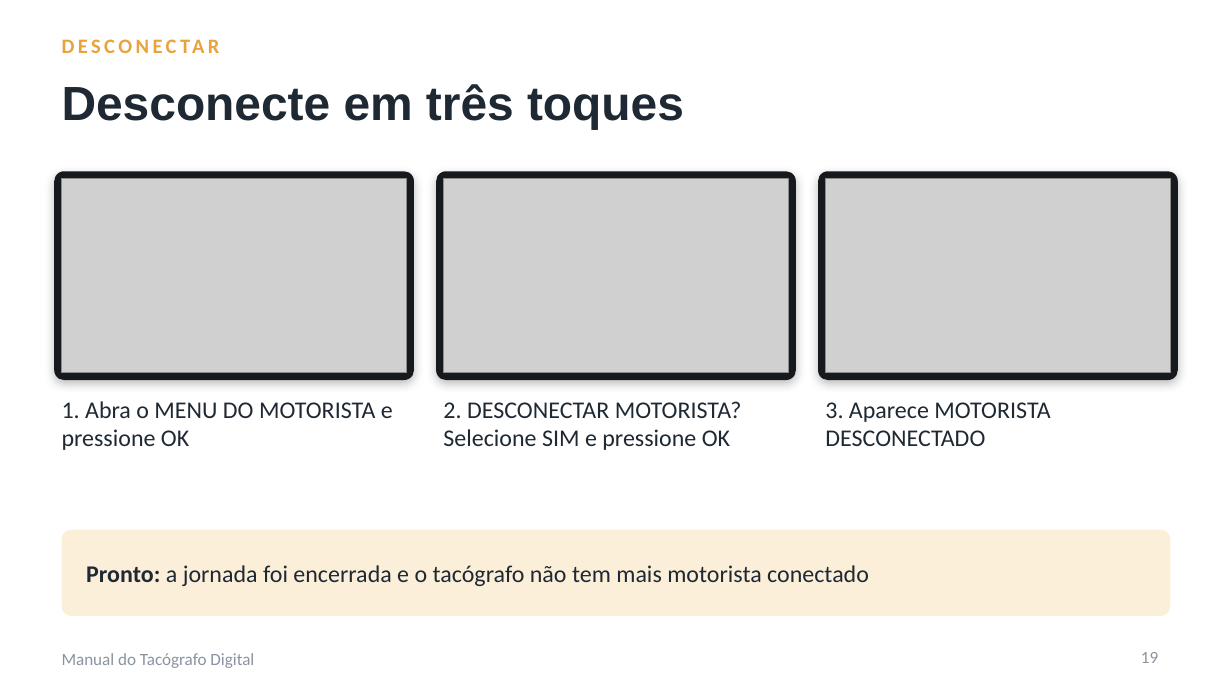
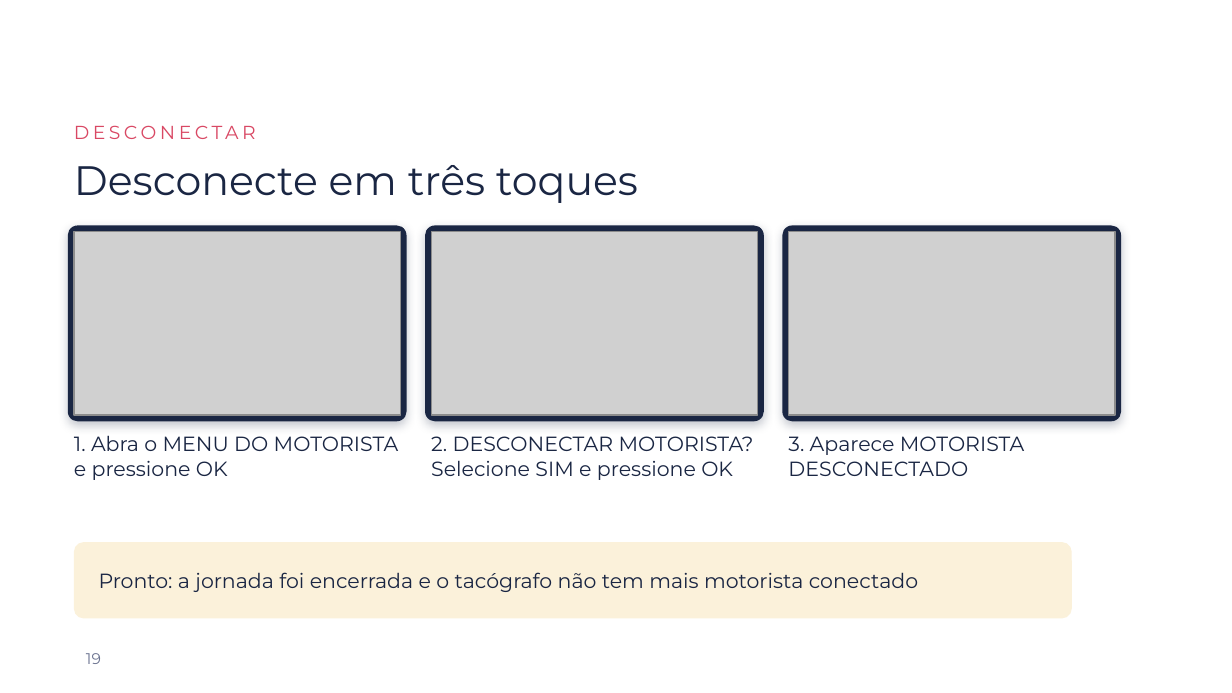
Before and after one commit to kallorvan/Manuais-de-uso, a slide deck: slide 19 of tacografo/Manual_Tacografo_Digital.pptx. Drawn at 1232x693 pixels with LibreOffice and Linux fonts; fonts in the diff are those of the drawing; grey boxes stand for pictures; background and template pictures are left out. Boxes give left, top, right and bottom in pixels: in the first picture for what was removed or moved away, otherwise in the second. Text is boxed around its words. In the diff, an @@ line names an element or a change of style, - is before the commit and + after.

```diff
--- a/tacografo/Manual_Tacografo_Digital.pptx
+++ b/tacografo/Manual_Tacografo_Digital.pptx
@@ text "DESCONECTAR": place and size @@
-text "DESCONECTAR" at (62, 27, 1170, 64)
+text "DESCONECTAR" at (74, 125, 256, 139)
@@ text "DESCONECTAR" at (74, 125, 256, 139): size 12 to 11 pt, font Calibri to Montserrat, text colour #E8A33D to #D94864, bold off @@
@@ title "Desconecte em três toques": place and size @@
-title "Desconecte em três toques" at (62, 84, 684, 129)
+title "Desconecte em três toques" at (74, 165, 638, 203)
@@ title "Desconecte em três toques" at (74, 165, 638, 203): size 28 to 24 pt, font Arial to Montserrat, text colour #1F2933 to #1A2643, bold off @@
@@ rounded rectangle: place and size @@
-rounded rectangle at (54, 171, 414, 381)
+rounded rectangle at (68, 225, 407, 421)
@@ picture: place and size @@
-picture at (62, 179, 407, 372)
+picture at (74, 232, 400, 415)
@@ rounded rectangle: place and size @@
-rounded rectangle at (436, 171, 796, 381)
+rounded rectangle at (425, 225, 764, 421)
@@ picture: place and size @@
-picture at (444, 179, 788, 372)
+picture at (431, 232, 758, 415)
@@ fill #16191D to #1A2643; shadow changed; proportions changed in 3 elements at (68, 225, 407, 421), (425, 225, 764, 421), (782, 225, 1121, 421) @@
@@ rounded rectangle: place and size @@
-rounded rectangle at (818, 171, 1178, 381)
+rounded rectangle at (782, 225, 1121, 421)
@@ picture: place and size @@
-picture at (825, 179, 1170, 372)
+picture at (788, 232, 1115, 415)
@@ text "1. Abra o MENU DO ...": place and size @@
-text "1. Abra o MENU DO ..." at (62, 401, 393, 450)
+text "1. Abra o MENU DO ..." at (74, 435, 399, 480)
@@ text "2. DESCONECTAR MOTORISTA? Selecione SIM ...": place and size @@
-text "2. DESCONECTAR MOTORISTA? Selecione SIM ..." at (443, 401, 742, 450)
+text "2. DESCONECTAR MOTORISTA? Selecione SIM ..." at (431, 436, 754, 480)
@@ size 14 to 12 pt, font Calibri to Montserrat, text colour #1F2933 to #1A2643 in 3 elements at (74, 435, 399, 480), (431, 436, 754, 480), (788, 436, 1025, 476) @@
@@ text "3. Aparece MOTORISTA DESCONECTADO": place and size @@
-text "3. Aparece MOTORISTA DESCONECTADO" at (825, 402, 1050, 446)
+text "3. Aparece MOTORISTA DESCONECTADO" at (788, 436, 1025, 476)
@@ rounded rectangle: place and size @@
-rounded rectangle at (62, 530, 1170, 616)
+rounded rectangle at (74, 542, 1072, 618)
@@ rounded rectangle at (74, 542, 1072, 618): fill #FCEFD9 to #FBF1DA; proportions changed @@
@@ text "Pronto: a jornada foi encerrada ...": place and size @@
-text "Pronto: a jornada foi encerrada ..." at (86, 565, 869, 586)
+text "Pronto: a jornada foi encerrada ..." at (99, 572, 918, 592)
@@ text "Pronto: a jornada foi encerrada ..." at (99, 572, 918, 592): size 14 to 12 pt, font Calibri to Montserrat, text colour #1F2933 to #1A2643; bold off in "Pronto:" @@
@@ text removed at (62, 653, 254, 668) @@
-Manual do Tacógrafo Digital
@@ page number: place and size @@
-page number at (1141, 652, 1158, 663)
+page number at (86, 653, 101, 664)
@@ page number at (86, 653, 101, 664): size 10 to 9 pt, font Calibri to Montserrat, text colour #8A94A0 to #6B7390; alignment right to left @@
```
Also in this commit, not shown: 19 other slides changed, 1 slide added, 9 other files.
